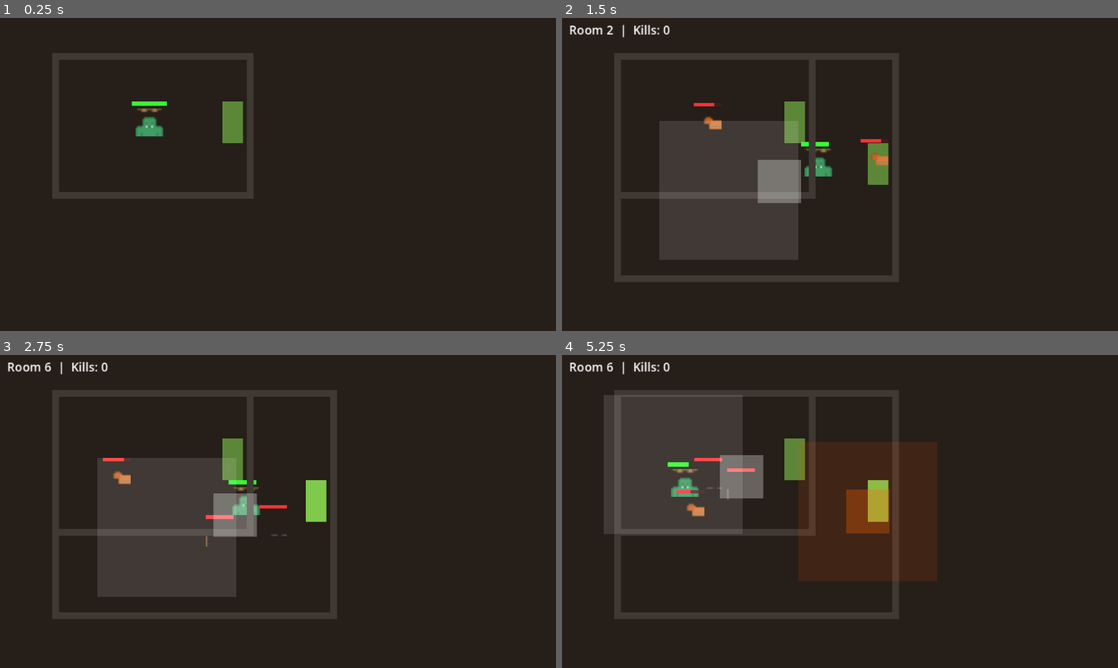
Above: before the commit, frames 1-4 (two rows, left to right).
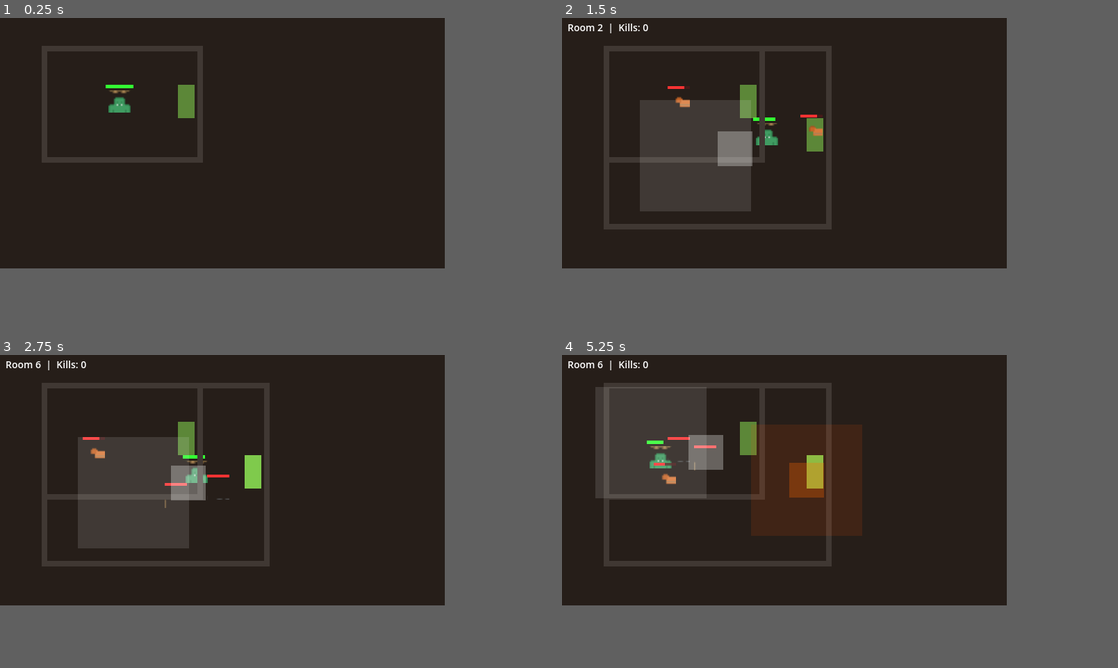
Above: after the commit, the same moments.

Repository: dcsepke-byte/slime-survivor
Game: Godot game, scene res://scenes/main.tscn
The game is run twice, just before and just after one commit, with the same random seed, the same clock (stepped at 60 frames per second) and the same inputs.
Inputs (mouse positions are in pixels of both pictures, inside the frame that each line leads up to):
- Up to frame 1 (0.25 s): no input
- Up to frame 2 (1.5 s): tap Enter at 0.5, 0.6 s; move the mouse to (962, 158) at 0.52 s; hold Right (ui_right) 0.53-1.25 s; click (962, 158) at 0.67 s; tap Space at 0.77 s; tap Backspace at 0.8 s; drag from (728, 190) to (878, 165) at 1.27 s
- Up to frame 3 (2.75 s): move the mouse to (333, 442) at 2.02 s; hold Right (ui_right) from 2.03 s (still down); tap Enter at 2.1 s; click (333, 442) at 2.17 s; tap Backspace at 2.3 s
- Up to frame 4 (5.25 s): release Right (ui_right) at 2.75 s; drag from (812, 574) to (673, 464) at 2.77 s; move the mouse to (1006, 558) at 3.52 s; hold Left (ui_left) 3.53-4.25 s; tap Enter at 3.6, 5.1 s; click (1006, 558) at 3.67 s; tap Space at 3.77 s; tap Backspace at 3.8 s; drag from (673, 464) to (878, 502) at 4.27 s; move the mouse to (867, 511) at 5.02 s; hold Down (ui_down) from 5.03 s (still down); click (867, 511) at 5.17 s
In our replay, the window is 800x450 before the commit and 640x360 after it. These sizes can differ from the game's own. Grey fills any space a smaller window leaves; there, only what the larger window draws over its background counts as a difference.

The runs differ from the first frame. In frame 1, 5.3% of the frame differs, in the area x 7-46%, y 8-58%; in frame 2, 17%; in frame 3, 17%; in frame 4, 23%, in the area x 1-68%, y 1-85%.

Commit message:
Dev-Mode + Brotato-Patterns + Build-Fix

Diff:
--- /dev/null
+++ b/assets/items.json
@@ -0,0 +1,195 @@
+{
+  "version": "1.0",
+  "rarities": ["common", "uncommon", "rare", "legendary"],
+
+  "weapons": [
+    {
+      "id": "fire_wand",
+      "name": "Feuerstab",
+      "type": "weapon",
+      "rarity": "common",
+      "slots": 2,
+      "base_damage": 5,
+      "element": "fire",
+      "cooldown": 0.4,
+      "projectile_speed": 400,
+      "projectile_count": 1,
+      "tags": ["fire", "projectile", "ranged"],
+      "icon": "🔥",
+      "description": "Ein einfacher Stab. Verschießt Feuerbälle."
+    },
+    {
+      "id": "ice_staff",
+      "name": "Eisstab",
+      "type": "weapon",
+      "rarity": "uncommon",
+      "slots": 3,
+      "base_damage": 4,
+      "element": "ice",
+      "cooldown": 0.6,
+      "projectile_speed": 350,
+      "projectile_count": 1,
+      "tags": ["ice", "projectile", "freeze"],
+      "icon": "❄️",
+      "description": "Friert Gegner bei Treffern ein.",
+      "status_effect": "freeze",
+      "status_chance": 0.3
+    },
+    {
+      "id": "lightning_rod",
+      "name": "Blitzstab",
+      "type": "weapon",
+      "rarity": "rare",
+      "slots": 3,
+      "base_damage": 7,
+      "element": "lightning",
+      "cooldown": 0.5,
+      "projectile_speed": 600,
+      "projectile_count": 1,
+      "chain_targets": 2,
+      "tags": ["lightning", "projectile", "chain"],
+      "icon": "⚡",
+      "description": "Blitze springen zwischen Gegnern."
+    },
+    {
+      "id": "poison_dagger",
+      "name": "Giftdolch",
+      "type": "weapon",
+      "rarity": "uncommon",
+      "slots": 2,
+      "base_damage": 3,
+      "element": "poison",
+      "cooldown": 0.3,
+      "range": 40,
+      "is_melee": true,
+      "tags": ["poison", "melee", "bleed"],
+      "icon": "🗡️",
+      "description": "Nahkampf mit Gift-Effekt.",
+      "status_effect": "poison",
+      "status_chance": 0.5
+    }
+  ],
+
+  "modifiers": [
+    {
+      "id": "piercing",
+      "name": "Durchschlag",
+      "type": "modifier",
+      "rarity": "common",
+      "effect": "projectile_pierce",
+      "value": 1,
+      "tags": ["projectile"],
+      "icon": "🏹",
+      "description": "Projektile durchschlagen +1 Gegner."
+    },
+    {
+      "id": "multishot",
+      "name": "Mehrfachschuss",
+      "type": "modifier",
+      "rarity": "uncommon",
+      "effect": "projectile_count",
+      "value": 2,
+      "tags": ["projectile"],
+      "icon": "🔱",
+      "description": "+2 Projektile pro Schuss."
+    },
+    {
+      "id": "burning",
+      "name": "Brennend",
+      "type": "modifier",
+      "rarity": "common",
+      "effect": "add_status",
+      "status": "burn",
+      "value": 3,
+      "tags": ["fire", "burn"],
+      "icon": "🔥",
+      "description": "Fügt Brennen-Status hinzu."
+    },
+    {
+      "id": "damage_plus_2",
+      "name": "Schaden +2",
+      "type": "modifier",
+      "rarity": "common",
+      "effect": "flat_damage",
+      "value": 2,
+      "tags": [],
+      "icon": "💪",
+      "description": "+2 Basisschaden."
+    },
+    {
+      "id": "crit_chance_up",
+      "name": "Kritische Treffer",
+      "type": "modifier",
+      "rarity": "uncommon",
+      "effect": "crit_chance",
+      "value": 0.15,
+      "tags": ["crit"],
+      "icon": "🎯",
+      "description": "+15% Krit-Chance."
+    }
+  ],
+
+  "passives": [
+    {
+      "id": "vampire_ring",
+      "name": "Vampirring",
+      "type": "passive",
+      "rarity": "rare",
+      "effect": "lifesteal",
+      "value": 0.1,
+      "tags": ["lifesteal", "melee"],
+      "icon": "💍",
+      "description": "10% Lifesteal bei Treffern."
+    },
+    {
+      "id": "fire_immune",
+      "name": "Feuer-Amulett",
+      "type": "passive",
+      "rarity": "uncommon",
+      "effect": "immunity",
+      "element": "fire",
+      "tags": ["fire", "shield"],
+      "icon": "🛡️",
+      "description": "Immun gegen Feuer-Schaden."
+    },
+    {
+      "id": "speed_boots",
+      "name": "Sprint-Stiefel",
+      "type": "passive",
+      "rarity": "common",
+      "effect": "move_speed",
+      "value": 1.3,
+      "tags": ["dash"],
+      "icon": "👢",
+      "description": "+30% Bewegungsgeschwindigkeit."
+    },
+    {
+      "id": "berserker_amulet",
+      "name": "Berserker-Amulett",
+      "type": "passive",
+      "rarity": "legendary",
+      "effect": "low_hp_buff",
+      "threshold": 0.3,
+      "damage_multiplier": 2.0,
+      "tags": ["low_hp", "melee", "bleed"],
+      "icon": "💀",
+      "description": "Unter 30% HP: Doppelter Schaden."
+    }
+  ],
+
+  "chest_loot_table": {
+    "common_chest": {
+      "slots": 1,
+      "weights": { "weapon": 30, "modifier": 40, "passive": 10, "heal": 20 }
+    },
+    "rare_chest": {
+      "slots": 2,
+      "weights": { "weapon": 25, "modifier": 30, "passive": 25, "heal": 20 }
+    },
+    "boss_chest": {
+      "slots": 3,
+      "weights": { "weapon": 30, "modifier": 20, "passive": 40, "heal": 10 },
+      "guaranteed_rarity": "rare"
+    }
+  }
+}
--- a/project.godot
+++ b/project.godot
@@ -5,35 +5,25 @@
 
 [application]
 config/name="Slime Survivor"
-config/description="Noita-inspired 2D Roguelite — craft spells, die, learn."
+config/description="Noita-inspired 2D Roguelite"
 run/main_scene="res://scenes/main.tscn"
 config/features=PackedStringArray("4.7")
-config/icon="res://icon.svg"
 
 [rendering]
+renderer/rendering_method="gl_compatibility"
 texture/canvas_textures/default_texture_filter=0
-renderer/rendering_method="gl_compatibility"
-renderer/rendering_method.mobile="gl_compatibility"
-anti_aliasing/quality/msaa_2d=1
 
 [display]
 window/size/viewport_width=640
 window/size/viewport_height=360
-window/size/window_width_override=960
-window/size/window_height_override=540
 window/stretch/mode="canvas_items"
-window/stretch/aspect="expand"
 
-[input_devices]
-pointing/emulate_touch_from_mouse=true
-
-[physics]
-common/physics_ticks_per_second=60
+[gdscript]
+# Keine Static-Typing-Warnungen als Fehler
+warnings/untyped_declaration=0
 
 [input]
-move_up={ "null": [Object(InputEventKey,"resource_local_to_scene":false,"resource_name":"","device":-1,"window_id":0,"alt_pressed":false,"shift_pressed":false,"ctrl_pressed":false,"meta_pressed":false,"pressed":false,"keycode":0,"physical_keycode":87,"key_label":0,"unicode":119,"location":0,"echo":false,"script":null) ], "nothing": true }
-move_down={ "null": [Object(InputEventKey,"resource_local_to_scene":false,"resource_name":"","device":-1,"window_id":0,"alt_pressed":false,"shift_pressed":false,"ctrl_pressed":false,"meta_pressed":false,"pressed":false,"keycode":0,"physical_keycode":83,"key_label":0,"unicode":115,"location":0,"echo":false,"script":null) ], "nothing": true }
-move_left={ "null": [Object(InputEventKey,"resource_local_to_scene":false,"resource_name":"","device":-1,"window_id":0,"alt_pressed":false,"shift_pressed":false,"ctrl_pressed":false,"meta_pressed":false,"pressed":false,"keycode":0,"physical_keycode":65,"key_label":0,"unicode":97,"location":0,"echo":false,"script":null) ], "nothing": true }
-move_right={ "null": [Object(InputEventKey,"resource_local_to_scene":false,"resource_name":"","device":-1,"window_id":0,"alt_pressed":false,"shift_pressed":false,"ctrl_pressed":false,"meta_pressed":false,"pressed":false,"keycode":0,"physical_keycode":68,"key_label":0,"unicode":100,"location":0,"echo":false,"script":null) ], "nothing": true }
-cast_spell={ "null": [Object(InputEventKey,"resource_local_to_scene":false,"resource_name":"","device":-1,"window_id":0,"alt_pressed":false,"shift_pressed":false,"ctrl_pressed":false,"meta_pressed":false,"pressed":false,"keycode":0,"physical_keycode":32,"key_label":0,"unicode":32,"location":0,"echo":false,"script":null) ], "nothing": true }
-dash={ "null": [Object(InputEventKey,"resource_local_to_scene":false,"resource_name":"","device":-1,"window_id":0,"alt_pressed":false,"shift_pressed":false,"ctrl_pressed":false,"meta_pressed":false,"pressed":false,"keycode":0,"physical_keycode":4194325,"key_label":0,"unicode":0,"location":0,"echo":false,"script":null) ], "nothing": true }
+move_up={ "null": [Object(InputEventKey,"resource_local_to_scene":false,"device":-1,"keycode":0,"physical_keycode":87,"unicode":119)] }
+move_down={ "null": [Object(InputEventKey,"resource_local_to_scene":false,"device":-1,"keycode":0,"physical_keycode":83,"unicode":115)] }
+move_left={ "null": [Object(InputEventKey,"resource_local_to_scene":false,"device":-1,"keycode":0,"physical_keycode":65,"unicode":97)] }
+move_right={ "null": [Object(InputEventKey,"resource_local_to_scene":false,"device":-1,"keycode":0,"physical_keycode":68,"unicode":100)] }
--- /dev/null
+++ b/scenes/dev_mode.tscn
@@ -0,0 +1,13 @@
+[gd_scene load_steps=2 format=3]
+
+[ext_resource type="Script" path="res://scripts/dev_mode.gd" id="1"]
+
+[node name="DevMode" type="CanvasLayer"]
+layer = 200
+script = ExtResource("1")
+
+[node name="Overlay" type="Label" parent="."]
+text = "DEV MODE"
+position = Vector2(8, 4)
+add_theme_color_override("font_color", Color(0, 1, 0, 0.9))
+add_theme_font_size_override("font_size", 12)
--- /dev/null
+++ b/scripts/dev_mode.gd
@@ -0,0 +1,123 @@
+extends CanvasLayer
+## Dev Mode — Cheats, Debug-Overlay, Spawning, God Mode
+## Aktivierung: URL ?dev=1 oder F1-Taste
+
+var enabled := false
+var god_mode := false
+var show_hitboxes := false
+var console_visible := false
+var console_input := ""
+
+@onready var overlay: Label = $Overlay
+
+
+func _ready() -> void:
+	# Aktivieren via URL-Parameter (Web)
+	var args := OS.get_cmdline_args()
+	if "?dev=1" in str(args) or "--dev" in args:
+		enabled = true
+	overlay.visible = enabled
+	layer = 200  # Über allen anderen UI-Layern
+
+
+func _input(event: InputEvent) -> void:
+	if event is InputEventKey and event.pressed:
+		match event.keycode:
+			KEY_F1: _toggle()
+			KEY_F2: _god_mode()
+			KEY_F3: _spawn_enemy()
+			KEY_F4: _kill_all()
+			KEY_F5: _give_item()
+			KEY_F7: _toggle_hitboxes()
+			KEY_F10: _toggle_overlay()
+			KEY_QUOTELEFT: _toggle_console()
+
+	if console_visible and event is InputEventKey and event.pressed:
+		match event.keycode:
+			KEY_ENTER:
+				_execute(console_input)
+				console_input = ""
+			KEY_BACKSPACE:
+				console_input = console_input.left(-1)
+			_:
+				if event.unicode >= 32:
+					console_input += char(event.unicode)
+
+
+func _process(_delta: float) -> void:
+	if not enabled or not overlay.visible:
+		return
+
+	var stats: String = ""
+	var player: Player = get_tree().get_first_node_in_group("player")
+	if player:
+		stats += "HP: %d  " % player.hp
+		if player.has_method("get_weapon"):
+			stats += "Waffe: %s  " % player.get_weapon()
+
+	var enemies := get_tree().get_nodes_in_group("enemy")
+	var room: String = "?"
+
+	var text := "DEV MODE | FPS: %d | Gegner: %d | %s" % [Engine.get_frames_per_second(), enemies.size(), stats]
+	if console_visible:
+		text += "\n> " + console_input
+	overlay.text = text
+
+
+func _toggle() -> void:
+	enabled = !enabled
+	overlay.visible = enabled
+
+
+func _god_mode() -> void:
+	god_mode = !god_mode
+	print("God Mode: ", god_mode)
+
+
+func _spawn_enemy() -> void:
+	var p := get_tree().get_first_node_in_group("player")
+	if not p: return
+	var e: Enemy = preload("res://scenes/enemy.tscn").instantiate()
+	e.position = p.position + Vector2(randi_range(-50,50), randi_range(-50,50))
+	get_tree().current_scene.add_child(e)
+	e.setup("slime_green")
+	print("Gespawned: slime_green at ", e.position)
+
+
+func _kill_all() -> void:
+	for e in get_tree().get_nodes_in_group("enemy"):
+		e.queue_free()
+	print("Alle Gegner entfernt")
+
+
+func _give_item() -> void:
+	print("Item: fire_wand gegeben (Dev)")
+
+
+func _toggle_hitboxes() -> void:
+	show_hitboxes = !show_hitboxes
+	for c in get_tree().get_nodes_in_group("enemy"):
+		if c.has_node("CollisionShape2D"):
+			c.get_node("CollisionShape2D").visible = show_hitboxes
+	print("Hitboxes: ", show_hitboxes)
+
+
+func _toggle_overlay() -> void:
+	overlay.visible = !overlay.visible
+
+
+func _toggle_console() -> void:
+	console_visible = !console_visible
+	console_input = ""
+
+
+func _execute(cmd: String) -> void:
+	match cmd:
+		"god": _god_mode()
+		"killall": _kill_all()
+		"spawn": _spawn_enemy()
+		"heal":
+			var p := get_tree().get_first_node_in_group("player")
+			if p: p.hp = p.MAX_HP
+		_:
+			print("Dev: Unbekannter Befehl: ", cmd)
--- a/scripts/game.gd
+++ b/scripts/game.gd
@@ -11,6 +11,10 @@
 	var mobile_ui: Node = preload("res://scenes/mobile_ui.tscn").instantiate()
 	add_child(mobile_ui)
 	player.setup_mobile(mobile_ui)
+
+	# Dev Mode (F1 zum aktivieren)
+	var dev: Node = preload("res://scenes/dev_mode.tscn").instantiate()
+	add_child(dev)
 
 	_enter_room("start_cell")
 	_create_hud()
Not shown, added: scripts/dev_mode.gd.uid
Not shown, changed: build/web/index.html
Not shown, changed: build/web/index.pck
